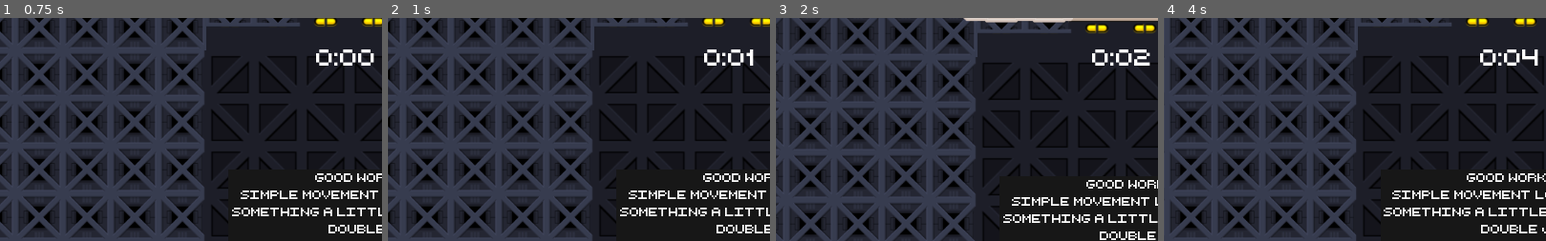
Above: before the commit, frames 1-4 (left to right).
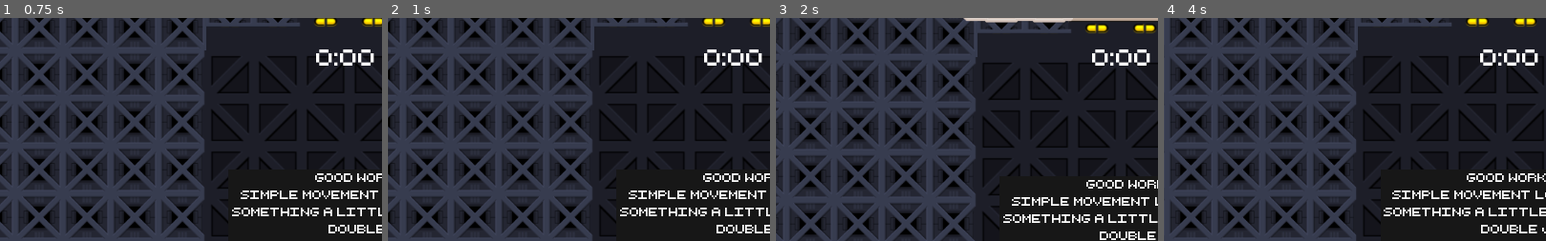
Above: after the commit, the same moments.

Repository: bsu-cs315/FP-LABS
Game: Godot game, scene res://src/Level-2.tscn
Same seed, same stepped clock (60 frames per second), same inputs: the game is played once before the commit and once after it. This scene is started directly instead of the project's main scene.
Inputs:
- Up to frame 1 (0.75 s): hold Right (move_right) from 0.53 s (still down); tap Space (melee) at 0.6 s
- Up to frame 2 (1 s): keep holding Right (move_right); tap Up (jump) at 0.77 s
- Up to frame 3 (2 s): keep holding Right (move_right); tap Space (melee) at 1.35 s; tap Up (jump) at 1.52 s
- Up to frame 4 (4 s): release Right (move_right) at 2.03 s; hold Left (move_left) 2.03-2.78 s; tap Space (melee) at 2.1, 2.85, 3.6 s; hold Right (move_right) from 2.78 s (still down); tap Up (jump) at 3.02, 3.77 s
The pictures show only the part of the screen within x 4-54%, y 0-50%; the shares and areas given below are measured in that part.

Frame 1 is identical in both runs. In frame 2, 0.2% of the frame differs, in the area x 93-98%, y 14-22%; in frame 3, 0.1%; in frame 4, 0.2%.
Error in both runs: Invalid operands 'RID' and 'int' in operator '=='. (res://src/Level-2.gd:92)

Commit message:
Remove autostart from level timers

Diff:
--- a/project/src/Level-1.tscn
+++ b/project/src/Level-1.tscn
@@ -1173,11 +1173,9 @@
 text = "x:xx"
 
 [node name="SecondsTimer" type="Timer" parent="InfoHUDLayer/TimeHUD"]
-autostart = true
 
 [node name="MinutesTimer" type="Timer" parent="InfoHUDLayer/TimeHUD"]
 wait_time = 60.0
-autostart = true
 
 [node name="SoulCountLabel" type="Label" parent="InfoHUDLayer"]
 margin_left = 584.616
--- a/project/src/Level-2.tscn
+++ b/project/src/Level-2.tscn
@@ -1167,11 +1167,9 @@
 text = "x:xx"
 
 [node name="SecondsTimer" type="Timer" parent="InfoHUDLayer/TimeHUD"]
-autostart = true
 
 [node name="MinutesTimer" type="Timer" parent="InfoHUDLayer/TimeHUD"]
 wait_time = 60.0
-autostart = true
 
 [node name="SoulCountLabel" type="Label" parent="InfoHUDLayer"]
 margin_left = 651.764
--- a/project/src/Level-3.tscn
+++ b/project/src/Level-3.tscn
@@ -1039,11 +1039,9 @@
 text = "x:xx"
 
 [node name="SecondsTimer" type="Timer" parent="InfoHUDLayer/TimeHUD"]
-autostart = true
 
 [node name="MinutesTimer" type="Timer" parent="InfoHUDLayer/TimeHUD"]
 wait_time = 60.0
-autostart = true
 
 [node name="EnemyCountLabel" type="Label" parent="InfoHUDLayer"]
 margin_left = 705.963
